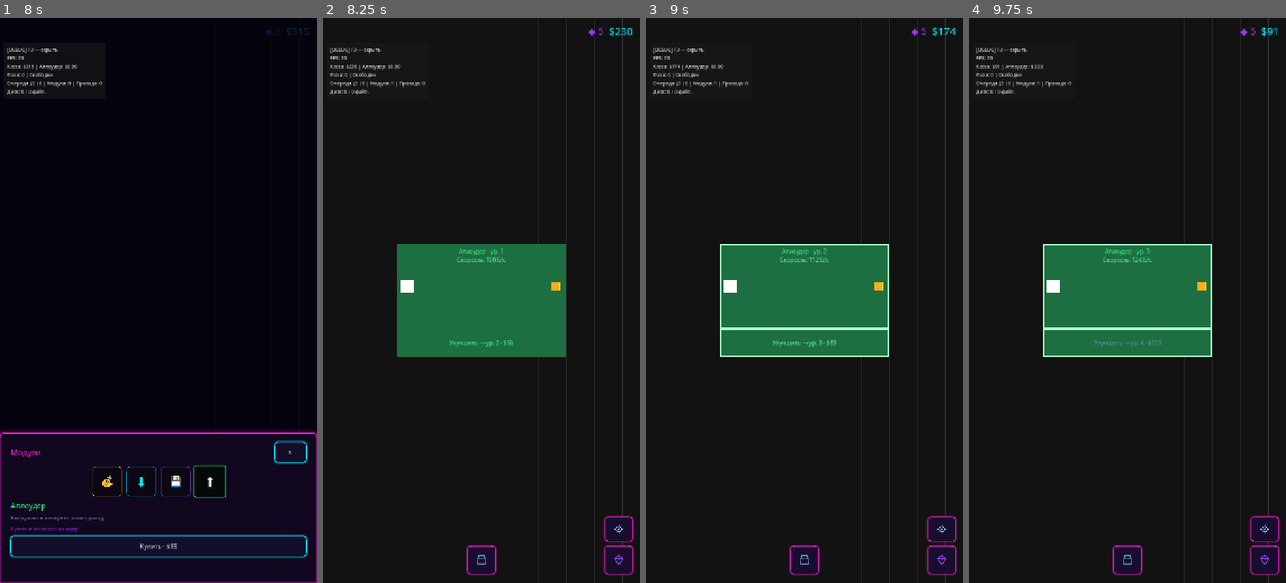
Above: before the commit, frames 1-4 (left to right).
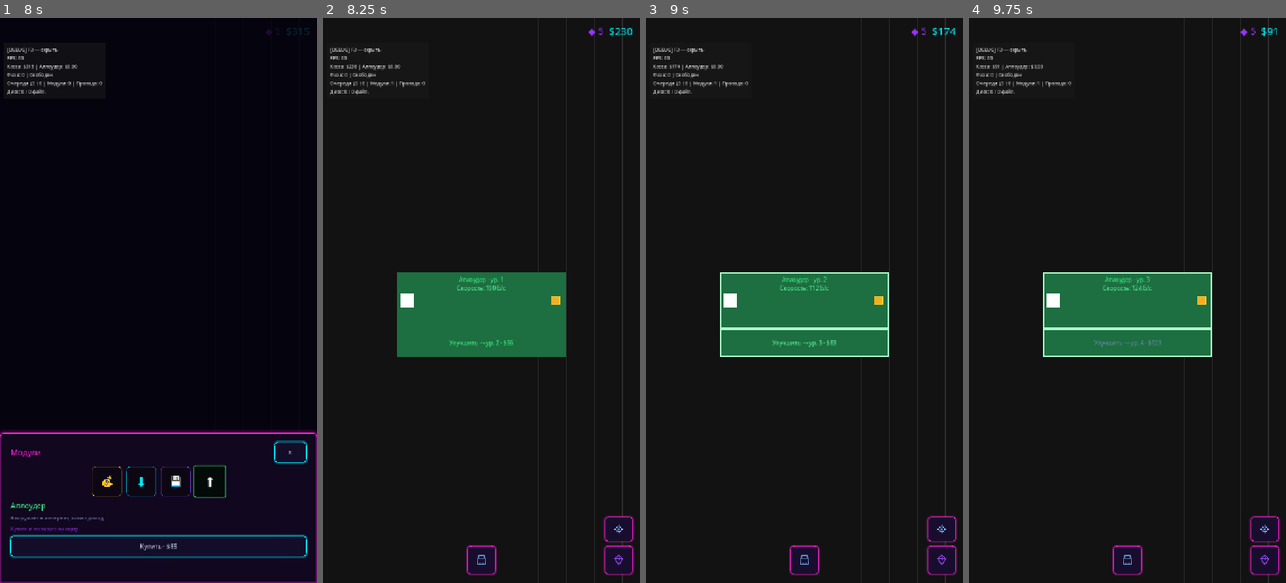
Above: after the commit, the same moments.

Repository: rkfsociety/UploadSimulator
Game: Godot game, scene res://scenes/main.tscn
The game is run twice, just before and just after one commit, with the same random seed, the same clock (stepped at 60 frames per second) and the same inputs.
Inputs (mouse positions are in pixels of both pictures, inside the frame that each line leads up to):
- Up to frame 1 (8 s): click (158, 560) at 0.5 s; click (294, 526) at 1.25 s; click (294, 560) at 2 s; click "×" at 2.75 s; click (158, 560) at 3.5 s; click "💰" at 4.25 s; click "💰" at 5 s; click "⬇" at 5.75 s; click "💾" at 6.5 s; click "⬆" at 7.25 s
- Up to frame 2 (8.25 s): click "Купить · $85" at 8 s
- Up to frame 3 (9 s): click "Улучшить → ур. 2 · $56" at 8.75 s
- Up to frame 4 (9.75 s): click "Улучшить → ур. 3 · $83" at 9.5 s

Frame 1 is identical in both runs. In frame 2, 3.1% of the frame differs, in the area x 23-77%, y 40-52%; in frame 3, 3.2%; in frame 4, 3.2%.

Commit message:
Сделать модули компактнее: высота следа 4 → 3 клетки
После удаления статусной строки в модулях оставалось много пустого места.
Уменьшил высоту всех типов (и DEFAULT_CELLS_H) с 4 до 3 клеток — основная
панель теперь 2 клетки вместо 3. Обновлены дефолты сцены и README.

Diff:
--- a/scenes/blocks/placed_block.tscn
+++ b/scenes/blocks/placed_block.tscn
@@ -5,10 +5,10 @@
 [ext_resource type="Theme" path="res://themes/placed_block_theme.tres" id="3_theme"]
 
 [node name="PlacedBlock" type="Control"]
-custom_minimum_size = Vector2(384, 256)
+custom_minimum_size = Vector2(384, 192)
 layout_mode = 0
 offset_right = 384.0
-offset_bottom = 256.0
+offset_bottom = 192.0
 mouse_filter = 2
 clip_contents = false
 theme = ExtResource("3_theme")
@@ -26,7 +26,7 @@
 
 [node name="MainPanel" type="Control" parent="RootVBox"]
 unique_name_in_owner = true
-custom_minimum_size = Vector2(384, 192)
+custom_minimum_size = Vector2(384, 128)
 layout_mode = 2
 size_flags_horizontal = 3
 size_flags_vertical = 3
--- a/scripts/core/defs/block_defs.gd
+++ b/scripts/core/defs/block_defs.gd
@@ -10,7 +10,7 @@
 		"color": Color(0.0, 0.88, 1.0, 1.0),
 		"desc": "Скачивает файлы из интернета",
 		"cells_w": 6,
-		"cells_h": 4,
+		"cells_h": 3,
 		"unlocked_at_start": true,
 		"diamond_unlock_cost": 0,
 		"shop_cost": 75,
@@ -26,7 +26,7 @@
 		"color": Color(0.58, 0.35, 1.0, 1.0),
 		"desc": "Диск для скачанных файлов",
 		"cells_w": 7,
-		"cells_h": 4,
+		"cells_h": 3,
 		"unlocked_at_start": true,
 		"diamond_unlock_cost": 0,
 		"shop_cost": 90,
@@ -48,7 +48,7 @@
 		"color": Color(0.25, 1.0, 0.55, 1.0),
 		"desc": "Выгружает в интернет, копит доход",
 		"cells_w": 6,
-		"cells_h": 4,
+		"cells_h": 3,
 		"unlocked_at_start": true,
 		"diamond_unlock_cost": 0,
 		"shop_cost": 85,
@@ -68,7 +68,7 @@
 		"color": Color(1.0, 0.78, 0.15, 1.0),
 		"desc": "Забирает деньги из сейфа аплоудера в общую кассу",
 		"cells_w": 5,
-		"cells_h": 4,
+		"cells_h": 3,
 		"unlocked_at_start": true,
 		"diamond_unlock_cost": 0,
 		"shop_cost": 65,
@@ -104,7 +104,7 @@
 
 # Размер следа модуля по умолчанию (клетки), если тип не задал свой
 const DEFAULT_CELLS_W := 6
-const DEFAULT_CELLS_H := 4
+const DEFAULT_CELLS_H := 3
 # Минимум: ширина под текст и порты; высота — хотя бы основная панель + полоса улучшения
 const MIN_CELLS_W := 3
 const MIN_CELLS_H := 2
Not shown, changed: README.md
